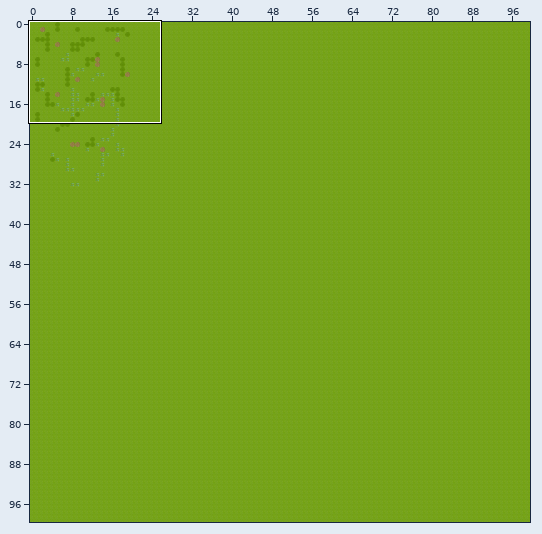
One commit to this Tiled map: assets/map/map.tmx. The first picture is a wide view before the edit; the outline marks the close-up.
Close-up. Before the edit:
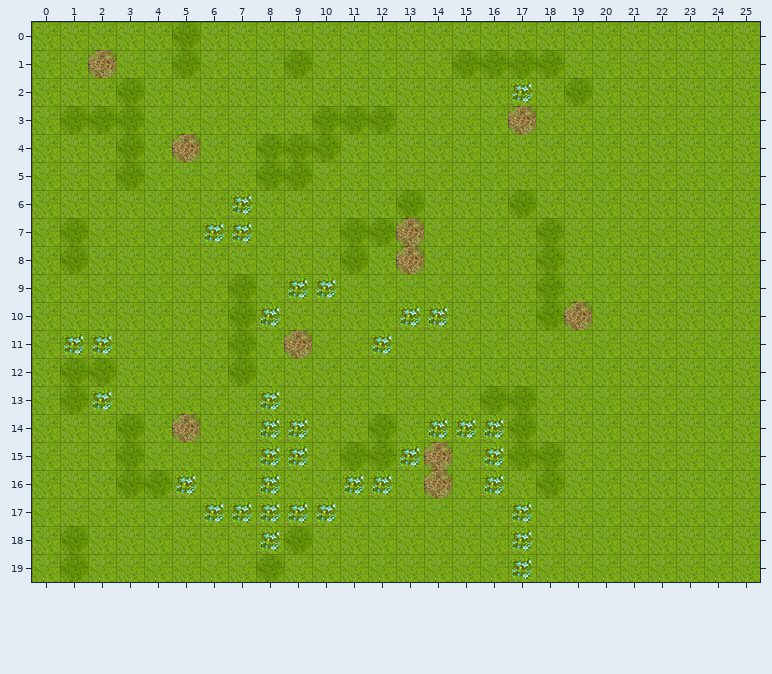
Cells are 32x32 px. Shown: x 0..25, y 0..19. The commit also changed other parts of the map, which this record leaves out.
After the commit:
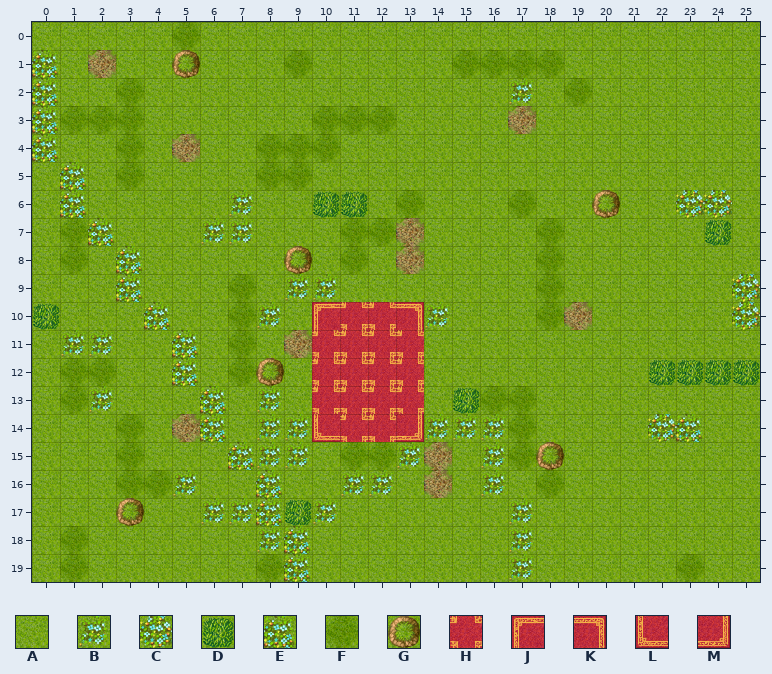
Key: from "Basics": A 1, B 48, C 49, D 50, E 65, F 97, G 98, H 109, J 124, K 125, L 140, M 141.
_ is an empty cell.
From old to new:
{"where": "layer \"Tile Layer 1\""}
{"y":1,"x":0,"old":"A","new":"E"}
{"y":1,"x":5,"old":"F","new":"G"}
{"y":2,"x":0,"old":"A","new":"E"}
{"y":3,"x":0,"old":"A","new":"E"}
{"y":4,"x":0,"old":"A","new":"E"}
{"y":5,"x":1,"old":"A","new":"E"}
{"y":6,"x":1,"old":"A","new":"E"}
{"y":6,"x":10,"old":"AA","new":"DD"}
{"y":6,"x":20,"old":"A","new":"G"}
{"y":6,"x":23,"old":"AA","new":"CC"}
{"y":7,"x":2,"old":"A","new":"E"}
{"y":7,"x":24,"old":"A","new":"D"}
{"y":8,"x":3,"old":"A","new":"E"}
{"y":8,"x":9,"old":"A","new":"G"}
{"y":9,"x":3,"old":"A","new":"E"}
{"y":9,"x":25,"old":"A","new":"C"}
{"y":10,"x":0,"old":"A","new":"D"}
{"y":10,"x":4,"old":"A","new":"E"}
{"y":10,"x":10,"old":"AAAB","new":"JHHK"}
{"y":10,"x":25,"old":"A","new":"C"}
{"y":11,"x":5,"old":"A","new":"E"}
{"y":11,"x":10,"old":"AABA","new":"HHHH"}
{"y":12,"x":5,"old":"A","new":"E"}
{"y":12,"x":8,"old":"A","new":"G"}
{"y":12,"x":10,"old":"AAAA","new":"HHHH"}
{"y":12,"x":22,"old":"AAAA","new":"DDDD"}
{"y":13,"x":6,"old":"A","new":"E"}
{"y":13,"x":10,"old":"AAAA","new":"HHHH"}
{"y":13,"x":15,"old":"A","new":"D"}
{"y":14,"x":6,"old":"A","new":"E"}
{"y":14,"x":10,"old":"AAFA","new":"LHHM"}
{"y":14,"x":22,"old":"AA","new":"CE"}
{"y":15,"x":7,"old":"A","new":"E"}
{"y":15,"x":18,"old":"F","new":"G"}
{"y":16,"x":8,"old":"B","new":"E"}
{"y":17,"x":3,"old":"A","new":"G"}
{"y":17,"x":8,"old":"BB","new":"ED"}
{"y":18,"x":9,"old":"F","new":"E"}
{"y":19,"x":9,"old":"A","new":"E"}
{"y":19,"x":23,"old":"A","new":"F"}
